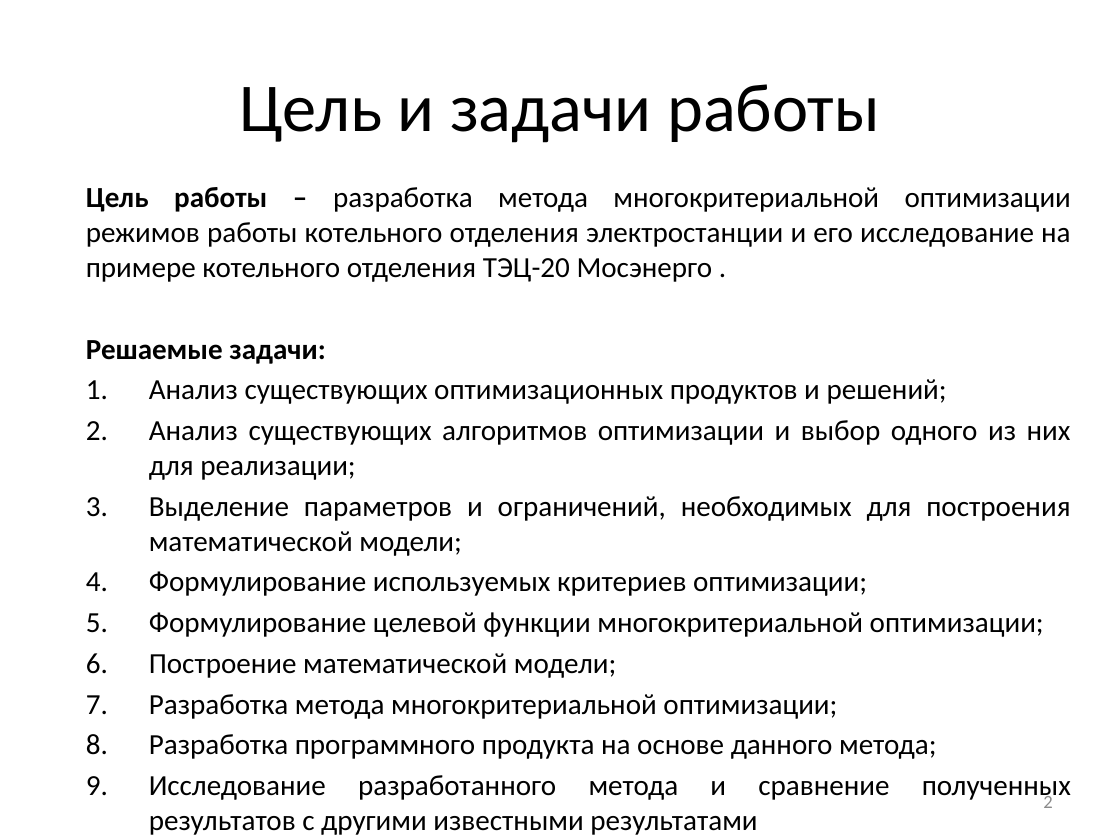
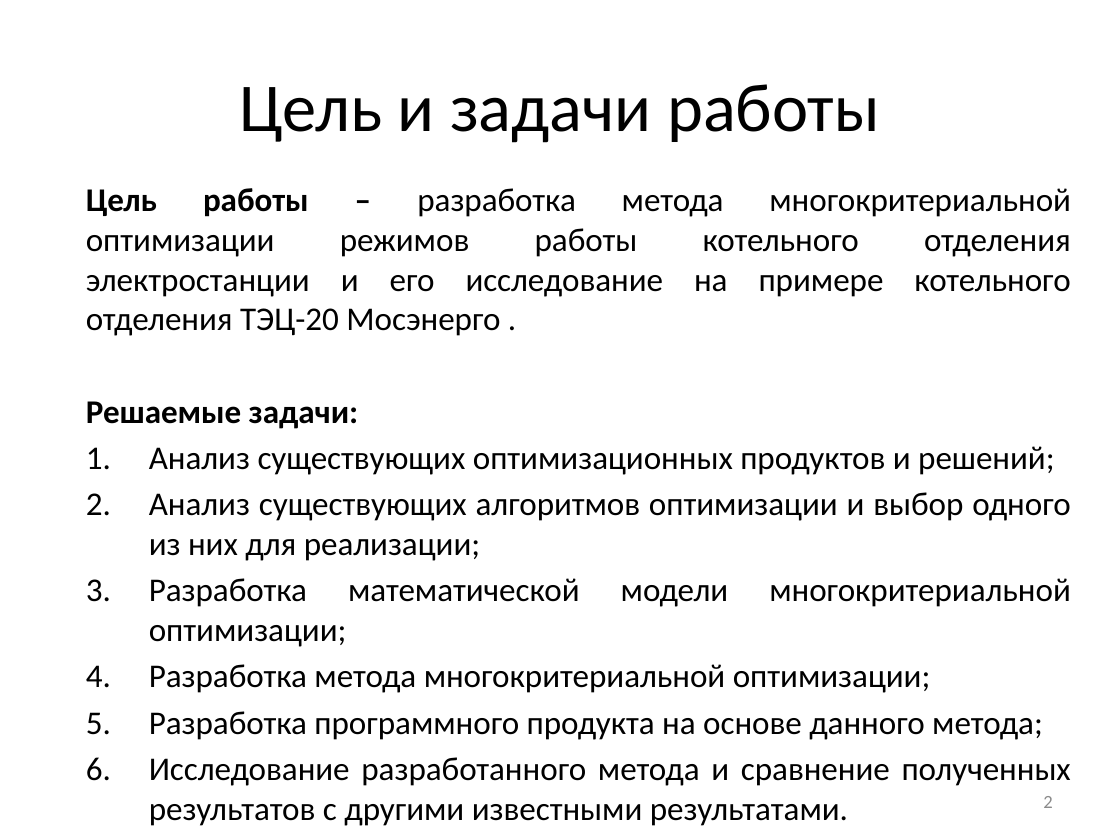
Before and after one commit to arkuzmin/diplom, a slide deck: slide 2 of optimization/4 семестр/РПЗ/Презентация_v2.0.pptx. Drawn at 1120x840 pixels with LibreOffice and Linux fonts; fonts in the diff are those of the drawing. Boxes give left, top, right and bottom in pixels: in the first picture for what was removed or moved away, otherwise in the second. Text is boxed around its words. In the diff, an @@ line names an element or a change of style, - is before the commit and + after.

```diff
--- a/optimization/4 семестр/РПЗ/Презентация_v2.0.pptx
+++ b/optimization/4 семестр/РПЗ/Презентация_v2.0.pptx
@@ text at bbox=[86, 188, 1071, 740]: size 18.7 to 21.2 pt in "Цель работы – разработка метода многокритериальной оптимизац ...", "Решаемые задачи:", "Анализ существующих оптимизационных продуктов и решений;", "Анализ существующих алгоритмов оптимизации и выбор одного ..." and 2 more places @@
@@ text at bbox=[149, 578, 1071, 647]: text changed; size 18.7 to 21.2 pt @@
-3. Выделение параметров и ограничений, необходимых для построения математической модели;
-4. Формулирование используемых критериев оптимизации;
-5. Формулирование целевой функции многокритериальной оптимизации;
-6. Построение математической модели;
+3. Разработка математической модели многокритериальной оптимизации;
@@ text at bbox=[149, 757, 1071, 786]: text changed; size 18.7 to 21.2 pt @@
-9. Исследование разработанного метода и сравнение полученных результатов с другими известными результатами
+6. Исследование разработанного метода и сравнение полученных результатов с другими известными результатами.
```
Also in this commit, not shown: 13 other slides changed, 1 slide added, 2 slides removed.
